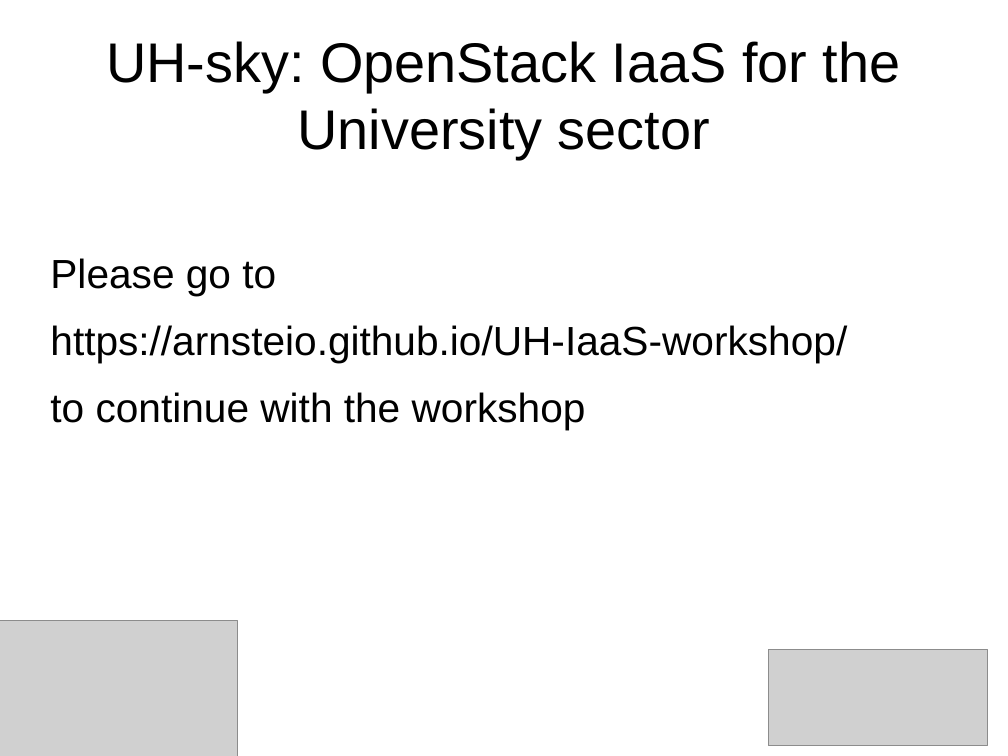
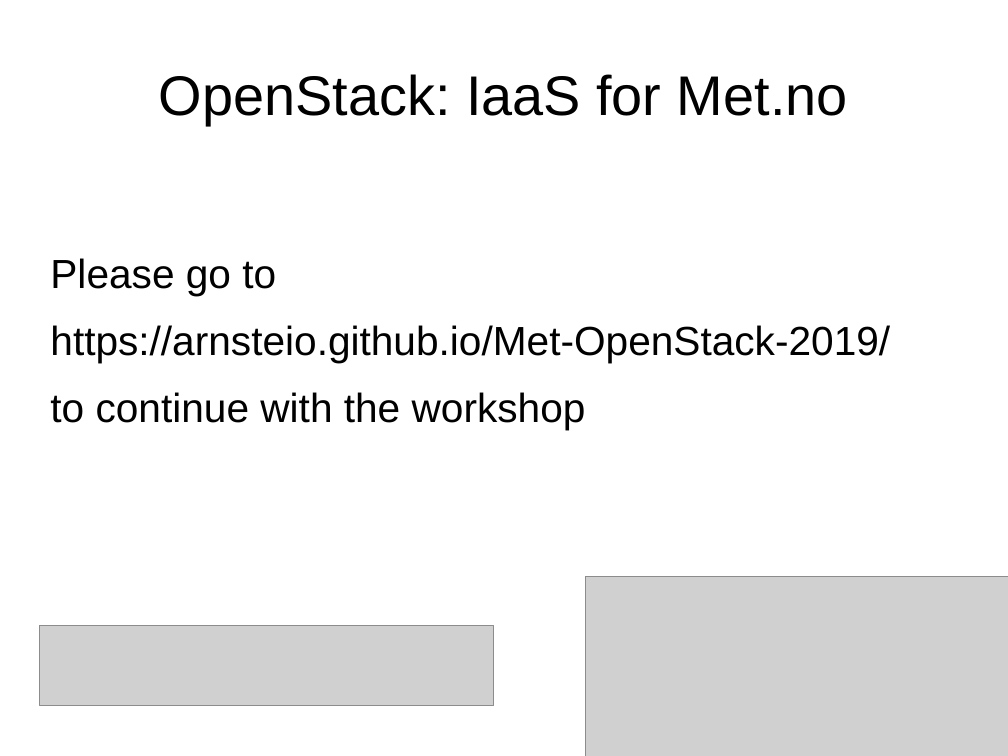
Before and after one commit to arnsteio/Met-OpenStack-2019, a slide deck: slide 7 of Met-OpenStack-2019.odp. Drawn at 1008x756 pixels with LibreOffice and Linux fonts; fonts in the diff are those of the drawing; grey boxes stand for pictures. Boxes give left, top, right and bottom in pixels: in the first picture for what was removed or moved away, otherwise in the second. Text is boxed around its words. In the diff, an @@ line names an element or a change of style, - is before the commit and + after.

Commit message:
Slightly updated text

```diff
--- a/Met-OpenStack-2019.odp
+++ b/Met-OpenStack-2019.odp
@@ title at (159,74,848,125): text changed @@
-UH-sky: OpenStack IaaS for the University sector
+OpenStack: IaaS for Met.no
@@ text at (50,325,890,363): text changed @@
-https://arnsteio.github.io/UH-IaaS-workshop/
+https://arnsteio.github.io/Met-OpenStack-2019/
@@ picture: place and size @@
-picture at (768,649,988,746)
+picture at (585,576,1008,756)
@@ picture: place and size @@
-picture at (0,620,238,756)
+picture at (39,626,494,707)
```
Also in this commit, not shown: 1 other slide changed, 2 slides added, 2 slides removed.
